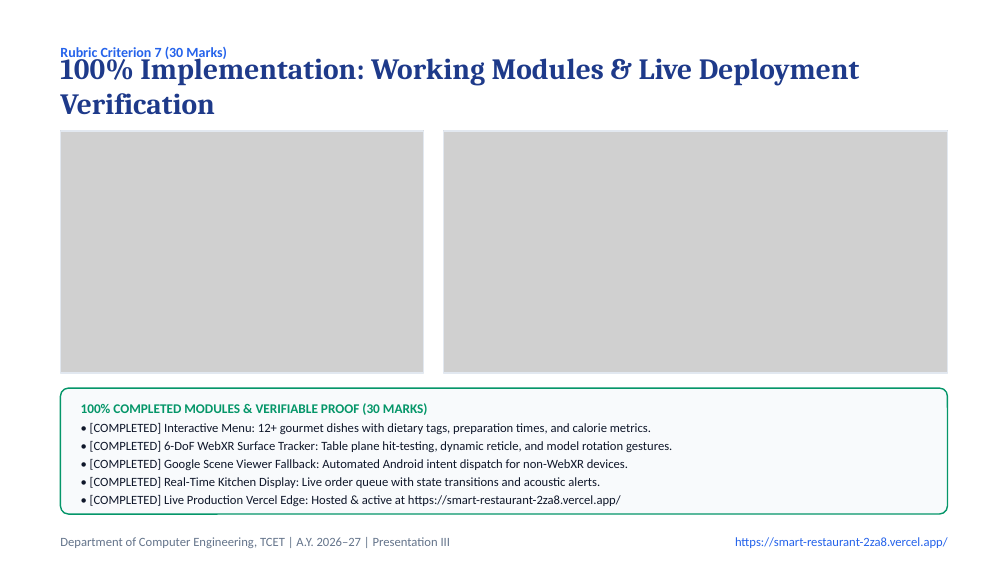
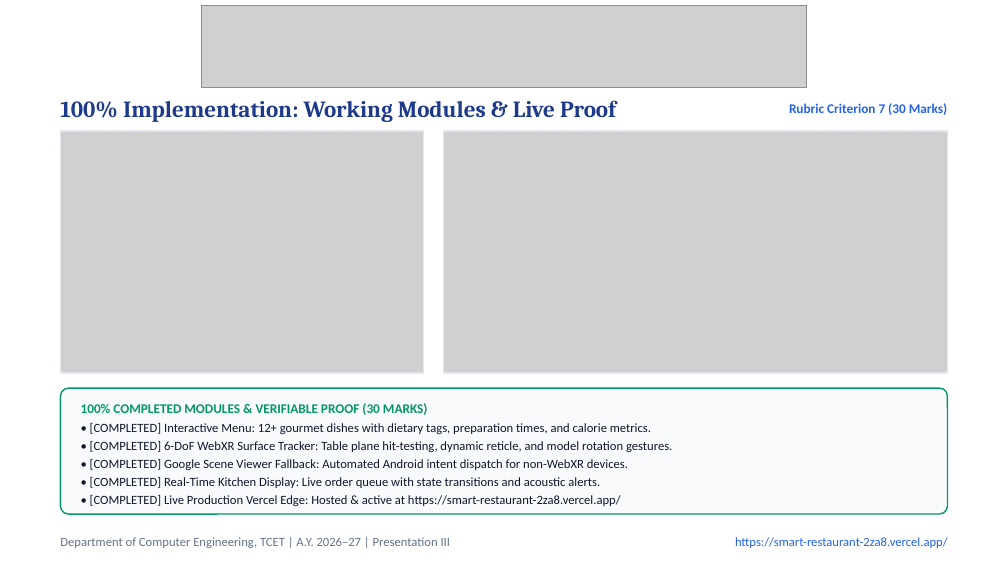
Before and after one commit to MANAV0060/Smart-Restaurant, a slide deck: slide 13 of Smart_Restaurant_Presentation_III.pptx. Drawn at 1008x567 pixels with LibreOffice and Linux fonts; fonts in the diff are those of the drawing; grey boxes stand for pictures. Boxes give left, top, right and bottom in pixels: in the first picture for what was removed or moved away, otherwise in the second. Text is boxed around its words. In the diff, an @@ line names an element or a change of style, - is before the commit and + after.

```diff
--- a/Smart_Restaurant_Presentation_III.pptx
+++ b/Smart_Restaurant_Presentation_III.pptx
@@ picture added at (202, 5, 806, 88) @@
@@ text at (60, 100, 616, 122): text changed; size 21 to 16.5 pt @@
-100% Implementation: Working Modules & Live Deployment Verification
+100% Implementation: Working Modules & Live Proof
@@ text "Rubric Criterion 7 (30 Marks)": place and size @@
-text "Rubric Criterion 7 (30 Marks)" at (60, 47, 227, 61)
+text "Rubric Criterion 7 (30 Marks)" at (789, 103, 948, 115)
@@ text "Rubric Criterion 7 (30 Marks)" at (789, 103, 948, 115): size 10 to 9.5 pt; alignment left to right @@
```
Also in this commit, not shown: 19 other slides changed, 2 other files.
